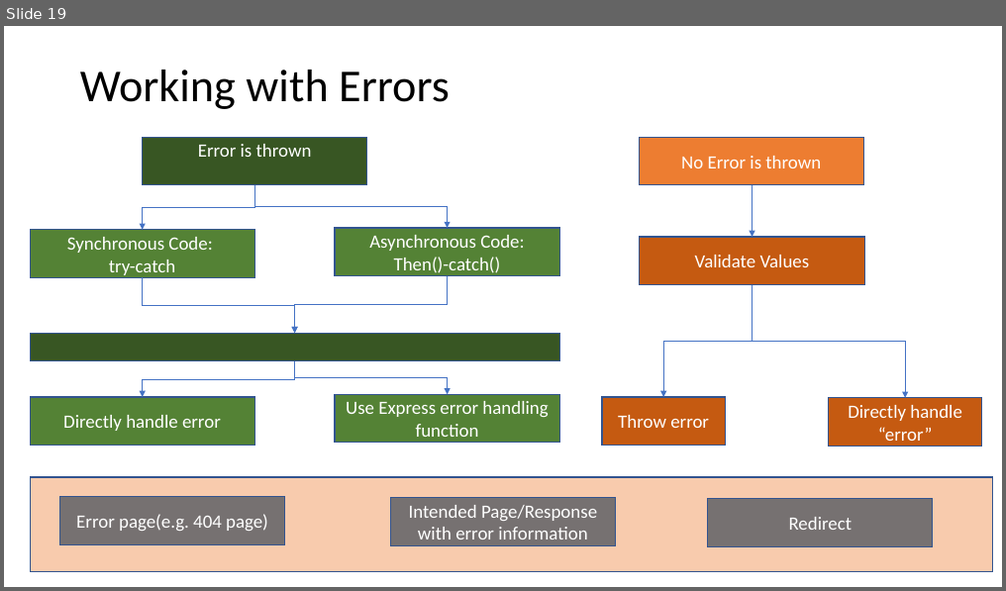
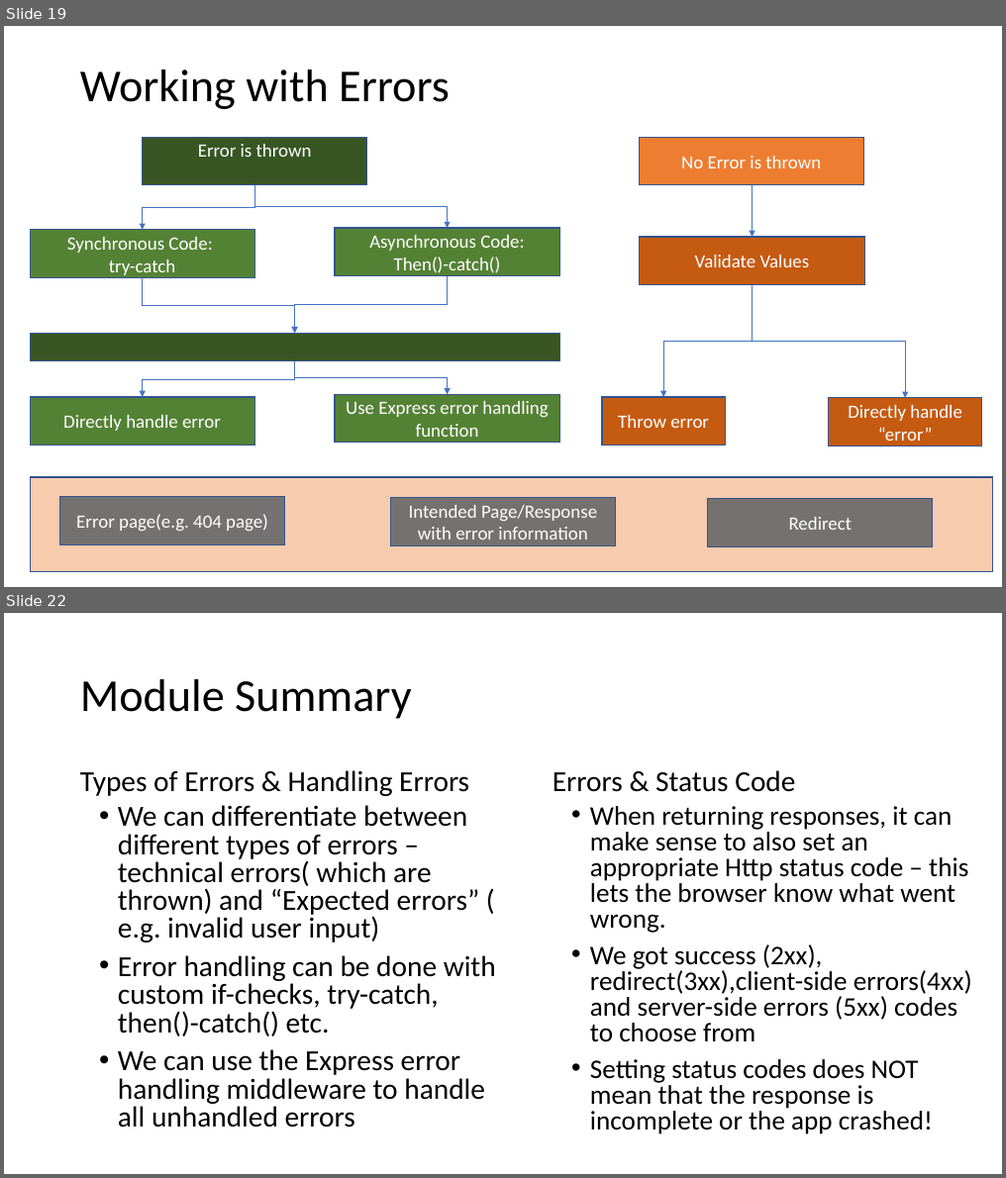
Before and after one commit to PiyushChaturvedii/batch03, a slide deck: Sessions & Cookies.pptx. Shown one above the other, each under a label of ours: slide 19 before the commit, slides 19 and 22 after it; the slides between them are not shown. The pictures are 1006x591 and 1006x1178 pixels, drawn with LibreOffice and Linux fonts; fonts in the diff are those of the drawing. Boxes give left, top, right and bottom in pixels: in the first picture for what was removed or moved away, otherwise in the second. Text is boxed around its words. In the diff, an @@ line names an element or a change of style, - is before the commit and + after.

Commit message:
error-handling

```diff
--- a/Sessions & Cookies.pptx
+++ b/Sessions & Cookies.pptx
@@ slide 22 added at bbox=[4, 613, 1002, 1174], background #FFFFFF @@
@@ title added at bbox=[80, 679, 411, 719], 44 pt, text #000000 @@
+Module Summary
@@ text added at bbox=[80, 770, 469, 796], 28 pt, text #000000 @@
+Types of Errors & Handling Errors
@@ text added at bbox=[552, 770, 795, 792], 28 pt, text #000000 @@
+Errors & Status Code
@@ text added at bbox=[118, 805, 496, 1128], 28 pt, text #000000 @@
+• We can differentiate between different types of errors – technical errors( which are thrown) and “Expected errors” ( e.g. invalid user input)
+• Error handling can be done with custom if-checks, try-catch, then()-catch() etc.
+• We can use the Express error handling middleware to handle all unhandled errors
@@ text added at bbox=[590, 806, 972, 1135], 25.9 pt, text #000000 @@
+• When returning responses, it can make sense to also set an appropriate Http status code – this lets the browser know what went wrong.
+• We got success (2xx), redirect(3xx),client-side errors(4xx) and server-side errors (5xx) codes to choose from
+• Setting status codes does NOT mean that the response is incomplete or the app crashed!
```
Also in this commit, not shown: 1 slide changed, 1 other slide added, 45 other files.
